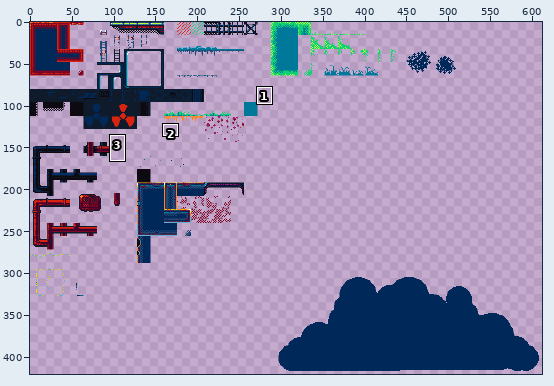
Pixel-art file, stored at res/atlas/world.aseprite. The picture above shows the old version from afar; the outline marks the close-up.
Close-up. As it was:
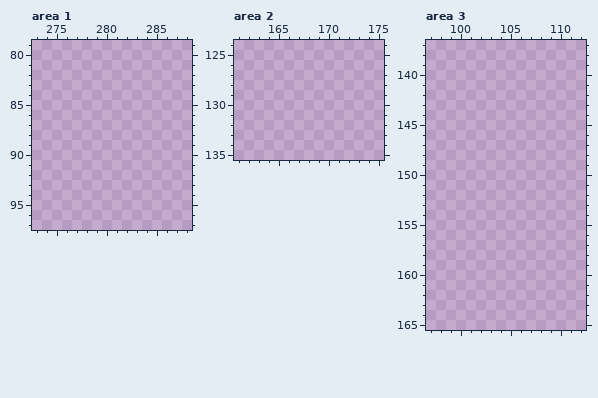
640x512 pixels, 1 frame. Shown: area 1: x 273..288, y 79..97; area 2: x 161..175, y 124..135; area 3: x 97..112, y 137..165. The wide view leaves out empty margins. The commit also changed other parts of the picture, which this record leaves out.
Palette (. is transparent): 
The same view after the edit:
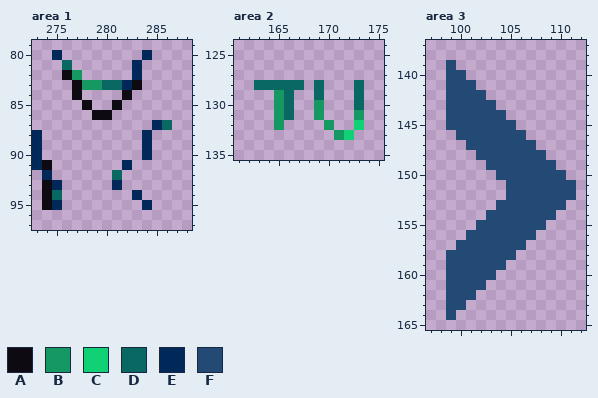
Colours new in this view: A #0e0a11  B #159861  C #10d275  D #096962  E #002859  F #234975
Edits made:
Area 1:
The author put colour A in row 82 at x 276; in row 83 at x 277 and 283; in row 84 at x 277 and 282; in row 85 at x 278 and 281; in row 86 at x 279 to 280; in row 91 at x 274.
The author put colour A in rows 93 to 95 at x 274.
The author put colour B in row 82 at x 277; in row 83 at x 278 to 279.
The author put colour D in row 81 at x 276; in row 83 at x 280 to 281; in row 87 at x 286; in row 92 at x 281; in row 94 at x 275.
The author put colour E in row 80 at x 275 and 284; in rows 81 to 82 at x 283; in row 83 at x 282; in row 87 at x 285; in rows 88 to 90 at x 273 and 284; in row 91 at x 273 and 282.
The author put colour E in row 92 at x 274; in row 93 at x 275 and 281; in row 94 at x 283; in row 95 at x 275 and 284.
Area 2:
The author put colour B in row 129 at x 165; in row 130 at x 165 and 169; in row 131 at x 165, 169 and 173; in row 132 at x 165 and 170; in row 133 at x 171.
The author put colour C in row 132 at x 173; in row 133 at x 172.
The author put colour D in row 128 at x 163 to 167, 169 and 173; in row 129 at x 166, 169 and 173; in row 130 at x 166 and 173; in row 131 at x 166.
Area 3:
The author put colour F in row 139 at x 99; in row 140 at x 99 to 100; in row 141 at x 99 to 101; in row 142 at x 99 to 102; in row 143 at x 99 to 103; in row 144 at x 99 to 104.
The author put colour F in row 145 at x 99 to 105; in row 146 at x 100 to 106; in row 147 at x 101 to 107; in row 148 at x 102 to 108; in row 149 at x 103 to 109; in row 150 at x 104 to 110.
The author put colour F in rows 151 to 152 at x 105 to 111; in row 153 at x 104 to 110; in row 154 at x 103 to 109; in row 155 at x 102 to 108; in row 156 at x 101 to 107; in row 157 at x 100 to 106.
The author put colour F in row 158 at x 99 to 105; in row 159 at x 99 to 104; in row 160 at x 99 to 103; in row 161 at x 99 to 102; in row 162 at x 99 to 101; in row 163 at x 99 to 100.
The author put colour F in row 164 at x 99.
